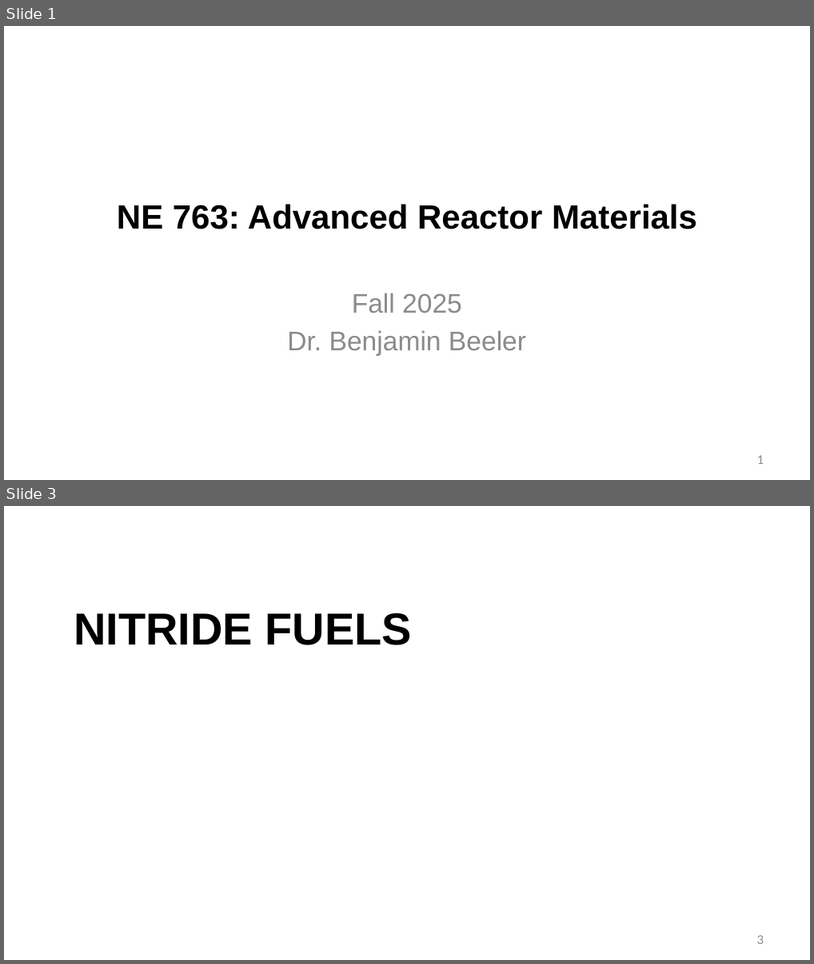
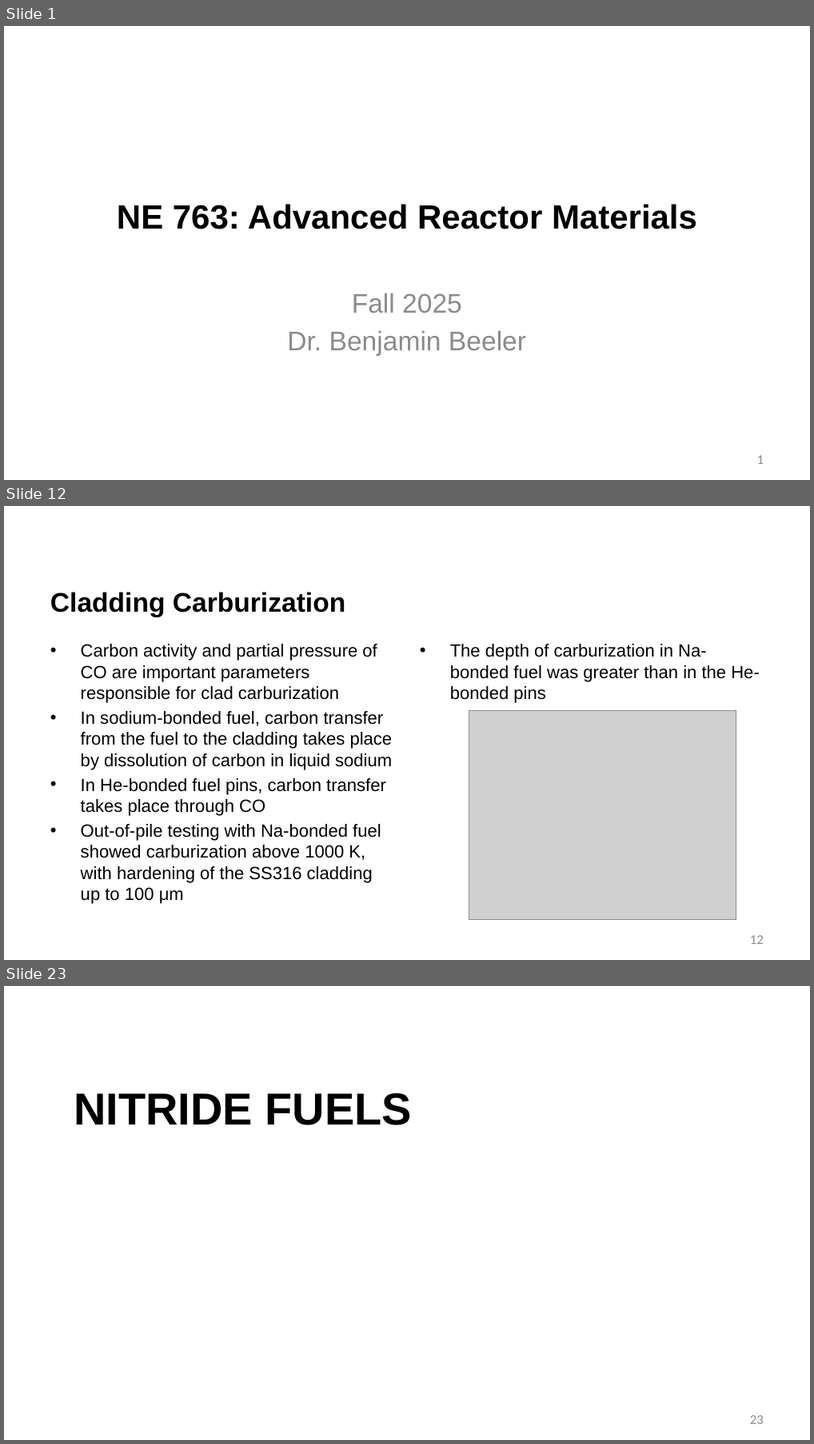
Before and after one commit to benbeeler/TEACHING, a slide deck: Advanced Reactor Materials/Fall2025/Lec16_carbide_nitride.pptx. Shown one above the other, each under a label of ours: slides 1 and 3 before the commit, slides 1, 12 and 23 after it; the slides between them are not shown. The pictures are 814x964 and 814x1444 pixels, drawn with LibreOffice and Linux fonts; fonts in the diff are those of the drawing; grey boxes stand for pictures; background and template pictures are left out. Boxes give left, top, right and bottom in pixels: in the first picture for what was removed or moved away, otherwise in the second. Text is boxed around its words. In the diff, an @@ line names an element or a change of style, - is before the commit and + after.

```diff
--- a/Advanced Reactor Materials/Fall2025/Lec16_carbide_nitride.pptx
+++ b/Advanced Reactor Materials/Fall2025/Lec16_carbide_nitride.pptx
@@ slide 12 added at [4, 506, 810, 960], background #FFFFFF @@
@@ title added at [50, 592, 346, 617], 32 pt, text #000000, bold @@
+Cladding Carburization
@@ text added at [81, 644, 393, 904], 21 pt, text #000000 @@
+• Carbon activity and partial pressure of CO are important parameters responsible for clad carburization
+• In sodium-bonded fuel, carbon transfer from the fuel to the cladding takes place by dissolution of carbon in liquid sodium
+• In He-bonded fuel pins, carbon transfer takes place through CO
+• Out-of-pile testing with Na-bonded fuel showed carburization above 1000 K, with hardening of the SS316 cladding up to 100 μm
@@ text added at [450, 644, 760, 703], 21 pt, text #000000 @@
+• The depth of carburization in Na-bonded fuel was greater than in the He-bonded pins
@@ picture added at [470, 711, 737, 919] @@
@@ page number added at [750, 935, 764, 944], 16 pt, text #8C8C8C @@
+12
@@ what was slide 3 is now slide 23 @@
@@ page number at [750, 1415, 764, 1424]: text changed @@
-3
+23
```
Also in this commit, not shown: 2 slides changed, 18 other slides added, 7 slides removed, 15 other files.
